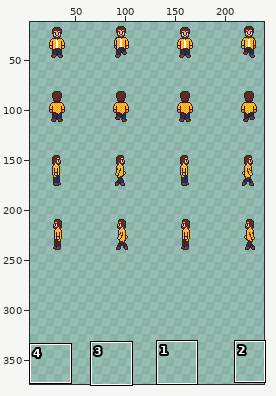
One commit to this pixel-art file: main/data/characters/player/player.aseprite. Above, an overview of the earlier version with the close-up marked.
Close-up. Before the commit:
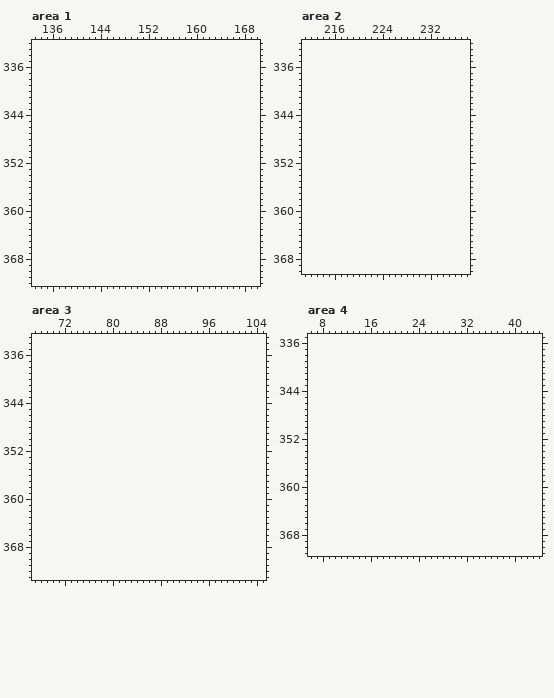
256x256 pixels, 1 frame. Colours within 5 levels of each other are drawn and written as one. Shown: area 1: x 133..170, y 332..372; area 2: x 211..238, y 332..370; area 3: x 67..105, y 333..373; area 4: x 6..44, y 335..371. The old version is drawn lined up with the new one, on the new canvas. The wide view leaves out empty margins. The commit also changed other parts of the picture, which this record leaves out.
Palette (. is transparent): 
New version:
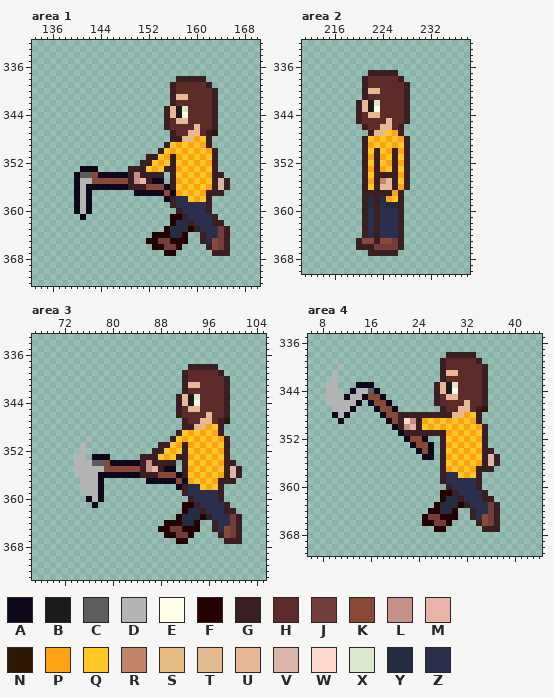
Colours new in this view: A #0e071b  B #1b1b1b  C #5d5d5d  D #b4b4b4  E #ffffe8  F #240000  G #391f21  H #5d2c28  J #733e39  K #8a4836  L #c69184  M #eab5a8  N #2d1700  P #ffa214  Q #ffc825  R #c28569  S #e5bb7f  T #e2bb90  U #e8b796  V #dbb5a8  W #ffd9cc  X #dbe8cc  Y #262b44  Z #2a2f4e
Changes in this commit:
canvas 256x256 -> 256x384
Changed rows in their new state; - is an unchanged pixel.
Area 1:
first column x 140:
338 -----------------GGGGG----
339 ----------------GHHHHHG---
340 ----------------GHHHHHHG--
341 ----------------GUUHHHHG--
342 ----------------GHHHHHHG--
343 ---------------GUBXHHHHG--
344 ---------------GUBEHHHHG--
345 ---------------GHUUHHHHG--
346 ---------------GHHHHUHHG--
347 ----------------GHHUUHGN--
348 ----------------GGTSPQG---
349 ---------------GQPQPQPG---
350 --------------GQPQPQPQPG--
351 ------------GGQPGPQPQPQG--
352 -----------GGQPQGQPQPQPG--
353 -AAA-----GGGQPQGGPQPQPQG--
354 ACCKAAAAAGLGGGG-GQPQPQPGG-
355 ADDKKKKKKGLMGAA-GPQPQPQGVG
356 ADAAAAAAAGGGKKKAGQPQPQPGVG
357 ADA-------AAAAAKAPQPQPGGG-
358 ADA------------AGZZQPQG---
359 ADA-------------GZZZZZG---
360 ADA--------------GZZZZG---
361 -A--------------FFGZZZZG--
362 ----------------FYYGZZZGG-
363 ---------------FYYYFGZZZJG
364 -------------FFFYYF--GZZJG
365 ------------FFJJFFF--GZKJG
366 -------------FFJJF----GKJG
367 ---------------FF------GGG
Area 2:
first column x 220:
337 --GGGGG--
338 -GHHHHHG-
339 -GHHHHHHG
340 -GUUHHHHG
341 -GHHHHHHG
342 GUBXHHHHG
343 GUBEHHHHG
344 GHUUHHHHG
345 GHHHHUHHG
346 -GHHUUHG-
347 --GTSQPG-
348 -GQPQPQPG
349 -GPQPQPQG
350 -GQGQPGPG
351 -GPGPQGQG
352 -GQGQPGPG
353 -GPGPQGQG
354 -GQGGGGPG
355 -GPGRUGQG
356 -GQGUUGPG
357 -GGGGGPG-
358 -GYGYPQG-
359 -GYGZYYG-
360 -GZGZZZG-
361 -GZGZZZG-
362 -GZGZZZG-
363 -GZGZZZG-
364 -GZGZZZG-
365 GKKGKKJG-
366 GGGJJJJG-
367 --GGGGG--
Area 3:
first column x 74:
338 -------------------GGGGG----
339 ------------------GHHHHHG---
340 ------------------GHHHHHHG--
341 ------------------GUUHHHHG--
342 ------------------GHHHHHHG--
343 -----------------GUBXHHHHG--
344 -----------------GUBEHHHHG--
345 -----------------GHUUHHHHG--
346 -----------------GHHHHUHHG--
347 ------------------GHHUUHGN--
348 ------------------GGTSPQG---
349 -----------------GQPQPQPG---
350 --D-------------GQPQPQPQPG--
351 -D------------GGQPGPQPQPQG--
352 -D-----------GGQPQGQPQPQPG--
353 DD-AAA-----GGGQPQGGPQPQPQG--
354 DDDCCKAAAAAGLGGGG-GQPQPQPGG-
355 DDDDDKKKKKKGLMGAA-GPQPQPQGVG
356 DDDDAAAAAAAGGGKKKAGQPQPQPGVG
357 -DDDA-------AAAAAKAPQPQPGGG-
358 -DDDA------------AGZZQPQG---
359 --DDA-------------GZZZZZG---
360 --ADA--------------GZZZZG---
361 ---A--------------FFGZZZZG--
362 ------------------FYYGZZZGG-
363 -----------------FYYYFGZZZJG
364 ---------------FFFYYF--GZZJG
365 --------------FFJJFFF--GZKJG
366 ---------------FFJJF----GKJG
367 -----------------FF------GGG
Area 4:
first column x 9:
338 --------------------GGGGG----
339 -------------------GHHHHHG---
340 --D----------------GHHHHHHG--
341 -D-----------------GUUHHHHG--
342 -D-----------------GHHHHHHG--
343 DD---AAA----------GUBXHHHHG--
344 DD--ADDCA---------GUBEHHHHG--
345 DDDADDAKKA--------GHUUHHHHG--
346 DDDDDA-AKKA-------GHHHHUHHG--
347 -DDDA---AKKA-------GHHUUHGN--
348 -ADA-----AKKGGGGGGGGGTSPQG---
349 --A-------AKGWLGPQPQPQPQPG---
350 -----------AGLMGQPQPQPQPQPG--
351 ------------AGGGGGGGPQPQPQG--
352 -------------AKKA--GQPQPQPG--
353 --------------AKKA-GPQPQPQG--
354 ---------------AKA-GQPQPQPGG-
355 ----------------AA-GPQPQPQGVG
356 -------------------GQPQPQPGVG
357 -------------------GPQPQPGGG-
358 -------------------GZZQPQG---
359 -------------------GZZZZZG---
360 --------------------GZZZZG---
361 -------------------FFGZZZZG--
362 -------------------FYYGZZZGG-
363 ------------------FYYYFGZZZJG
364 -----------------FFYYF--GZZJG
365 ----------------FJJFFF--GZKJG
366 ----------------FFJJF----GKJG
367 ------------------FF------GGG
Pixel boxes of the changes (left, top, right, bottom) in both close-ups:
added: (74, 76, 230, 256)
added: (356, 70, 410, 256)
added: (74, 364, 242, 544)
added: (326, 352, 500, 532)
